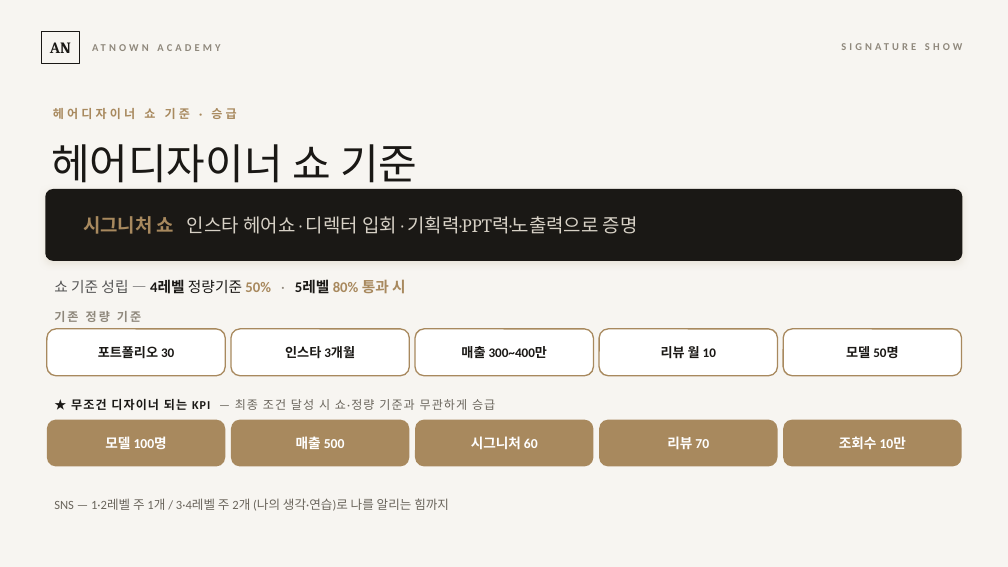
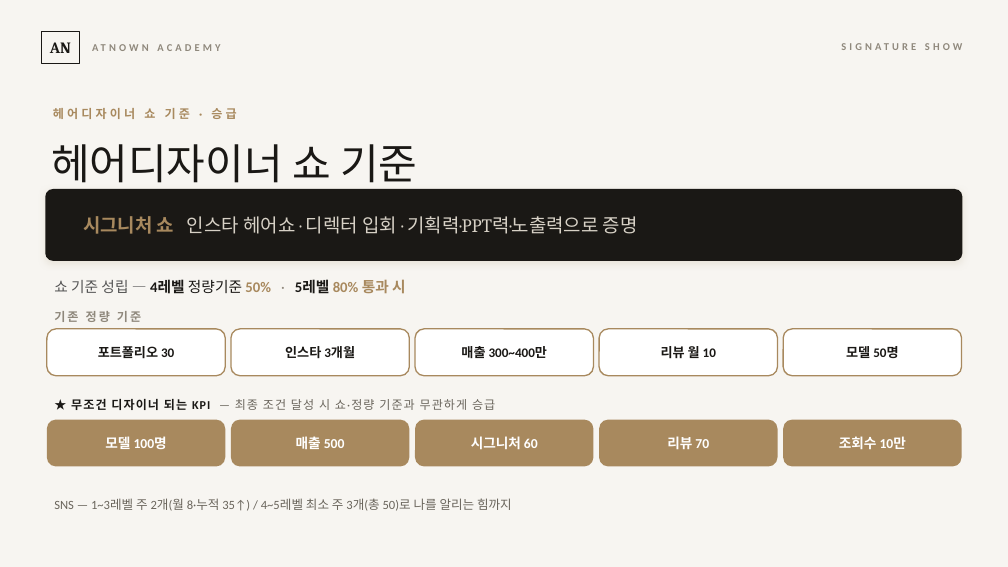
Before and after one commit to cksghrj22-bot/-, a slide deck: slide 14 of content/교육/2026-07-23_교육시스템_정본/시즈_오리엔테이션.pptx. Drawn at 1008x567 pixels with LibreOffice and Linux fonts; fonts in the diff are those of the drawing. Boxes give left, top, right and bottom in pixels: in the first picture for what was removed or moved away, otherwise in the second. Text is boxed around its words. In the diff, an @@ line names an element or a change of style, - is before the commit and + after.

```diff
--- a/content/교육/2026-07-23_교육시스템_정본/시즈_오리엔테이션.pptx
+++ b/content/교육/2026-07-23_교육시스템_정본/시즈_오리엔테이션.pptx
@@ text at (x1=54, y1=498, x2=512, y2=511): text changed @@
-SNS — 1·2레벨 주 1개 / 3·4레벨 주 2개 (나의 생각·연습)로 나를 알리는 힘까지
+SNS — 1~3레벨 주 2개(월 8·누적 35↑) / 4~5레벨 최소 주 3개(총 50)로 나를 알리는 힘까지
```
Also in this commit, not shown: 1 other slide changed, 1 slide added, 1 other file.
